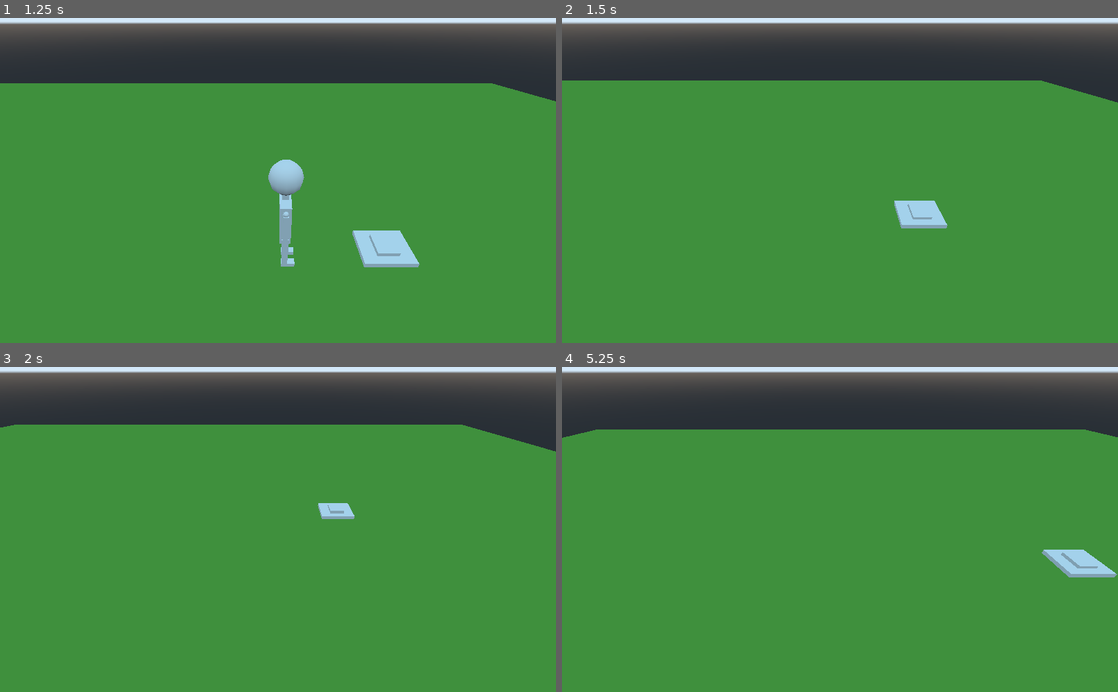
Above: before the commit, frames 1-4 (two rows, left to right).
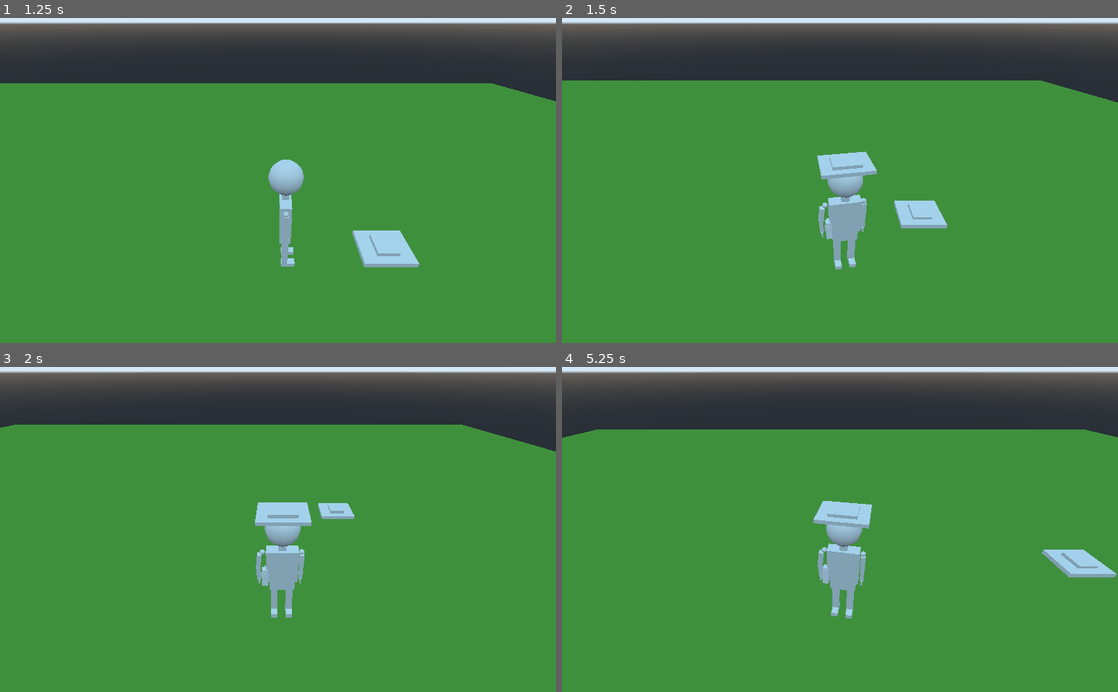
Above: after the commit, the same moments.

Repository: Cartogy/gwj_25
Game: Godot game, scene res://Scenes/TestingScenes/PrototypeItems.tscn
The game is run twice, just before and just after one commit, with the same random seed, the same clock (stepped at 60 frames per second) and the same inputs. The project has no main scene, so this scene is started directly.
Inputs:
- Up to frame 1 (1.25 s): tap Enter at 0.5 s; hold D (right) from 0.53 s (still down); hold E (pick_item) from 0.53 s (still down)
- Up to frame 2 (1.5 s): release D (right) at 1.28 s; release E (pick_item) at 1.28 s; hold S (backward) from 1.28 s (still down); tap E (pick_item) at 1.35 s
- Up to frame 3 (2 s): keep holding S (backward)
- Up to frame 4 (5.25 s): release S (backward) at 2.03 s; hold D (right) 2.03-2.78 s; hold E (pick_item) 2.03-2.78 s; hold W (forward) 2.78-3.53 s; tap E (pick_item) at 2.85, 4.35 s; hold E (pick_item) 3.53-4.28 s; hold A (left) 3.53-5.03 s; hold S (backward) from 5.03 s (still down); hold E (pick_item) from 5.03 s (still down)

Frame 1 is identical in both runs. In frame 2, 2.2% of the frame differs, in the area x 45-57%, y 41-78%; in frame 3, 2.2%; in frame 4, 2.2%.
Error before the commit: Attempt to call function 'instance' in base 'null instance' on a null instance. (res://Scenes/Player/player.gd:39)

Commit message:
Gunslinger combat system implemented

Diff:
--- a/Resources/Costumes/gunslinger_resource.tres
+++ b/Resources/Costumes/gunslinger_resource.tres
@@ -5,4 +5,4 @@
 [resource]
 script = ExtResource( 1 )
 health = 10
-model = "res://Scenes/Dummy/DummyModelSlinger.tscn"
+model = "res://Scenes/Costumes/DummySlinger/DummyModelSlinger.tscn"
--- a/Scenes/Costumes/AttackStateMachineCostume.tscn
+++ b/Scenes/Costumes/AttackStateMachineCostume.tscn
@@ -5,7 +5,7 @@
 [ext_resource path="res://Scenes/Costumes/DummySlinger/States/state_slinger_inter.gd" type="Script" id=3]
 [ext_resource path="res://Scenes/Costumes/DummySlinger/States/state_slinger_prepare.gd" type="Script" id=4]
 [ext_resource path="res://Scenes/Costumes/DummySlinger/States/state_slinger_idle.gd" type="Script" id=5]
-[ext_resource path="res://Scenes/Costumes/DummySlinger/States/state_slinger_attack.gd" type="Script" id=6]
+[ext_resource path="res://Scripts/StateMachine/state.gd" type="Script" id=6]
 
 [node name="StateMachine" type="Node"]
 script = ExtResource( 1 )
--- a/Scenes/Costumes/DummySamurai/DummylModelSamurai.tscn
+++ b/Scenes/Costumes/DummySamurai/DummylModelSamurai.tscn
@@ -1,6 +1,48 @@
-[gd_scene load_steps=2 format=2]
+[gd_scene load_steps=4 format=2]
 
 [ext_resource path="res://Scenes/Costumes/DummySamurai/costume_samurai.gd" type="Script" id=1]
+[ext_resource path="res://Scenes/Costumes/AttackStateMachineCostume.tscn" type="PackedScene" id=2]
+
+[sub_resource type="GDScript" id=1]
+script/source = "extends Node
+
+var current_state
+var all_states = {}
+
+# states to transition to once a state ends
+var state_queues = []
+
+export (NodePath) var START_STATE
+
+func _ready():
+	for child in get_children():
+		all_states[child.NAME] = child
+	initialize(START_STATE)
+
+func _input(event):
+	current_state.input_handler()
+
+func tick(delta):
+	var next_state = current_state.tick(delta)
+	if next_state != null:
+		change_state(next_state)
+
+func initialize(start_state):
+	current_state = all_states[get_node(start_state).NAME]
+	current_state.enter()
+
+func change_state(state):
+	current_state.exit()
+	current_state = all_states[state]
+	current_state.enter()
+
+func add_to_queue(state):
+	state_queues.append(state)
+
+func pop_queue():
+	var next_state = state_queues.pop_front()
+	return next_state
+"
 
 [node name="Model" type="Spatial"]
 transform = Transform( 1, 0, 0, 0, 1, 0, 0, 0, 1, 0, 0, 0.0220814 )
@@ -119,3 +161,9 @@
 [node name="Head" type="CSGSphere" parent="."]
 transform = Transform( 1, 0, 0, 0, 1, 0, 0, 0, 1, 0, 0.80695, 0 )
 radius = 0.116403
+
+[node name="StateMachine" parent="." instance=ExtResource( 2 )]
+script = SubResource( 1 )
+START_STATE = NodePath("")
+
+[editable path="StateMachine"]
--- a/Scenes/Costumes/DummySamurai/costume_samurai.gd
+++ b/Scenes/Costumes/DummySamurai/costume_samurai.gd
@@ -1,4 +1,4 @@
-extends "../costume.gd"
+extends "../melee_costume.gd"
 
 
 func _ready():
--- a/Scenes/Costumes/DummySlinger/DummyModelSlinger.tscn
+++ b/Scenes/Costumes/DummySlinger/DummyModelSlinger.tscn
@@ -1,8 +1,50 @@
-[gd_scene load_steps=4 format=2]
+[gd_scene load_steps=6 format=2]
 
 [ext_resource path="res://Scenes/Costumes/DummySlinger/Revolver.tscn" type="PackedScene" id=1]
 [ext_resource path="res://Scenes/Costumes/DummySlinger/costume_slinger.gd" type="Script" id=2]
 [ext_resource path="res://Scenes/Costumes/AttackStateMachineCostume.tscn" type="PackedScene" id=3]
+[ext_resource path="res://Scenes/Costumes/DummySlinger/States/state_slinger_attack.gd" type="Script" id=7]
+
+[sub_resource type="GDScript" id=1]
+script/source = "extends Node
+
+var current_state
+var all_states = {}
+
+# states to transition to once a state ends
+var state_queues = []
+
+export (NodePath) var START_STATE
+
+func _ready():
+	for child in get_children():
+		all_states[child.NAME] = child
+	initialize(START_STATE)
+
+func _input(event):
+	current_state.input_handler()
+
+func tick(delta):
+	var next_state = current_state.tick(delta)
+	if next_state != null:
+		change_state(next_state)
+
+func initialize(start_state):
+	current_state = all_states[get_node(start_state).NAME]
+	current_state.enter()
+
+func change_state(state):
+	current_state.exit()
+	current_state = all_states[state]
+	current_state.enter()
+
+func add_to_queue(state):
+	state_queues.append(state)
+
+func pop_queue():
+	var next_state = state_queues.pop_front()
+	return next_state
+"
 
 [node name="Model" type="Spatial"]
 transform = Transform( 1, 0, 0, 0, 1, 0, 0, 0, 1, 0, 0, 0.0220814 )
@@ -124,9 +166,13 @@
 height = 0.0244253
 depth = 0.150895
 
-[node name="Revolver" parent="." instance=ExtResource( 1 )]
+[node name="DamagerContainer" parent="." instance=ExtResource( 1 )]
 transform = Transform( -4.88762e-07, 0, -3, -2.92125, 0.68286, 4.75932e-07, 0.68286, 2.92125, -1.11252e-07, -0.120772, 0.419303, 0.0371616 )
 
 [node name="StateMachine" parent="." instance=ExtResource( 3 )]
+script = SubResource( 1 )
+
+[node name="Attack" parent="StateMachine" index="2"]
+script = ExtResource( 7 )
 
 [editable path="StateMachine"]
--- a/Scenes/Costumes/DummySlinger/Revolver.tscn
+++ b/Scenes/Costumes/DummySlinger/Revolver.tscn
@@ -1,7 +1,10 @@
-[gd_scene format=2]
+[gd_scene load_steps=2 format=2]
+
+[ext_resource path="res://Scenes/Costumes/DummySlinger/revolver_damager_container.gd" type="Script" id=1]
 
 [node name="Revolver" type="Spatial"]
 transform = Transform( -4.88762e-07, 0, -3, 0, 3, 0, 3, 0, -4.88762e-07, 0, 0, 0 )
+script = ExtResource( 1 )
 
 [node name="Barrel" type="CSGBox" parent="."]
 width = 0.0424354
--- a/Scenes/Costumes/DummySlinger/costume_slinger.gd
+++ b/Scenes/Costumes/DummySlinger/costume_slinger.gd
@@ -1,4 +1,4 @@
-extends "../costume.gd"
+extends "../projectile_costume.gd"
 
 
 func _ready():
@@ -7,7 +7,7 @@
 func prepare_attack():
 	$StateMachine.change_state("Prepare")
 
-func attack():
+func attack(direction):
 	if $StateMachine.current_state.NAME == "Prepare":
 		if $StateMachine.current_state.is_complete == false:
 			$StateMachine.current_state.complete_state()
@@ -17,5 +17,9 @@
 		$StateMachine.add_to_queue("Attack")
 		$StateMachine.change_state("Prepare")
 
+	# Set direction to shoot towards.
+	# Every new attack, the new direction is going to be given.
+	$StateMachine/Attack.direction = direction
+
 func to_idle():
 	$StateMachine.change_state("Idle")
--- /dev/null
+++ b/Scenes/Costumes/DummySlinger/revolver_damager_container.gd
@@ -0,0 +1,7 @@
+extends "../../Damagers/DamagerContainer/damager_container.gd"
+
+export (String, FILE, "*.tscn") var bullet
+
+func shoot():
+	#Instanstiate Buller
+	pass
--- a/Scenes/Costumes/costume.gd
+++ b/Scenes/Costumes/costume.gd
@@ -8,8 +8,5 @@
 func prepare_attack():
 	pass
 
-func attack():
-	pass
-
 func to_idle():
 	pass
--- /dev/null
+++ b/Scenes/Costumes/melee_costume.gd
@@ -0,0 +1,3 @@
+extends "costume.gd"
+
+class_name MeleeCostume
--- /dev/null
+++ b/Scenes/Costumes/projectile_costume.gd
@@ -0,0 +1,6 @@
+extends "costume.gd"
+
+class_name ProjectileCostume
+
+func attack(direction):
+	pass
--- a/Resources/Costumes/costume_resource.tres
+++ b/Scenes/Costumes/state_projectile_attack.gd
@@ -1,8 +1,18 @@
-[gd_resource type="Resource" load_steps=2 format=2]
+extends "../../../Scripts/StateMachine/state.gd"
 
-[ext_resource path="res://Resources/Costumes/costume_resource.gd" type="Script" id=1]
+var direction
 
-[resource]
-script = ExtResource( 1 )
-health = 0
-model = ""
+func _ready():
+	pass # Replace with function body.
+
+func enter():
+	pass
+
+func exit():
+	pass
+
+func update(delta):
+	pass
+
+func input_handler():
+	pass
--- /dev/null
+++ b/Scenes/Damagers/DamagerContainer/DamagerContainer.tscn
@@ -0,0 +1,6 @@
+[gd_scene load_steps=2 format=2]
+
+[ext_resource path="res://Scenes/Damagers/DamagerContainer/damager_container.gd" type="Script" id=1]
+
+[node name="DamagerContainer" type="Spatial"]
+script = ExtResource( 1 )
--- /dev/null
+++ b/Scenes/Damagers/DamagerContainer/damager_container.gd
@@ -0,0 +1,13 @@
+extends Spatial
+
+export (int) var base_damage
+var current_damage : int
+
+func _ready():
+	current_damage = base_damage
+
+func reset_damage():
+	current_damage = base_damage
+
+func update_damage(val: int):
+	current_damage += val
--- a/Scenes/Dummy/DummyModel.tscn
+++ b/Scenes/Dummy/DummyModel.tscn
@@ -1,7 +1,48 @@
-[gd_scene load_steps=3 format=2]
+[gd_scene load_steps=4 format=2]
 
 [ext_resource path="res://Scenes/Costumes/costume.gd" type="Script" id=1]
 [ext_resource path="res://Scenes/Costumes/AttackStateMachineCostume.tscn" type="PackedScene" id=2]
+
+[sub_resource type="GDScript" id=1]
+script/source = "extends Node
+
+var current_state
+var all_states = {}
+
+# states to transition to once a state ends
+var state_queues = []
+
+export (NodePath) var START_STATE
+
+func _ready():
+	for child in get_children():
+		all_states[child.NAME] = child
+	initialize(START_STATE)
+
+func _input(event):
+	current_state.input_handler()
+
+func tick(delta):
+	var next_state = current_state.tick(delta)
+	if next_state != null:
+		change_state(next_state)
+
+func initialize(start_state):
+	current_state = all_states[get_node(start_state).NAME]
+	current_state.enter()
+
+func change_state(state):
+	current_state.exit()
+	current_state = all_states[state]
+	current_state.enter()
+
+func add_to_queue(state):
+	state_queues.append(state)
+
+func pop_queue():
+	var next_state = state_queues.pop_front()
+	return next_state
+"
 
 [node name="Model" type="Spatial"]
 transform = Transform( 1, 0, 0, 0, 1, 0, 0, 0, 1, 0, 0, 0.0220814 )
@@ -110,3 +151,6 @@
 radius = 0.116403
 
 [node name="StateMachine" parent="." instance=ExtResource( 2 )]
+script = SubResource( 1 )
+
+[editable path="StateMachine"]
--- a/Scenes/Mesh/MeshWrapper.tscn
+++ b/Scenes/Mesh/CostumeInterface.tscn
@@ -1,7 +1,9 @@
-[gd_scene load_steps=2 format=2]
+[gd_scene load_steps=3 format=2]
 
 [ext_resource path="res://Scenes/Dummy/DummyModel.tscn" type="PackedScene" id=1]
+[ext_resource path="res://Scenes/Mesh/costume_interface.gd" type="Script" id=2]
 
 [node name="CostumeInterface" type="Spatial"]
+script = ExtResource( 2 )
 
 [node name="Model" parent="." instance=ExtResource( 1 )]
--- /dev/null
+++ b/Scenes/Mesh/costume_interface.gd
@@ -0,0 +1,14 @@
+extends Spatial
+
+var velocity: Vector3
+var angular_acceleration = 10
+
+func attack_towards():
+	if $Model is ProjectileCostume:
+		$Model.attack(velocity)
+
+func _physics_process(delta):
+	rotation.y = lerp_angle(rotation.y, atan2(-velocity.x, -velocity.z), delta * angular_acceleration)
+
+func set_direction(val):
+	velocity = val
--- a/Scenes/Player/Player.tscn
+++ b/Scenes/Player/Player.tscn
@@ -1,7 +1,7 @@
 [gd_scene load_steps=7 format=2]
 
 [ext_resource path="res://Scripts/Classes/stats_manager.gd" type="Script" id=1]
-[ext_resource path="res://Scenes/Mesh/MeshWrapper.tscn" type="PackedScene" id=2]
+[ext_resource path="res://Scenes/Mesh/CostumeInterface.tscn" type="PackedScene" id=2]
 [ext_resource path="res://Scenes/Player/player.gd" type="Script" id=3]
 [ext_resource path="res://Scripts/Classes/stats.gd" type="Script" id=5]
 [ext_resource path="res://Scenes/ItemListener/item_listener.gd" type="Script" id=6]
--- a/Scenes/Player/player.gd
+++ b/Scenes/Player/player.gd
@@ -7,8 +7,8 @@
 func _ready():
 	$Stats/CurrentStats.health = get_max_health()
 
-func attack():
-	pass
+func attack(direction, delta, angular_acceleration):
+	$CostumeInterface.attack_towards(direction)
 
 
 # -- Duck-tape methods for Targetable entities --
--- a/Scenes/PlayerController/controller.gd
+++ b/Scenes/PlayerController/controller.gd
@@ -21,7 +21,8 @@
 	else:
 		speed = 0
 
-	$Player/CostumeInterface.rotation.y = lerp_angle($Player/CostumeInterface.rotation.y, atan2(-velocity.x, -velocity.z), delta * angular_acceleration)
+	#$Player/CostumeInterface.rotation.y = lerp_angle($Player/CostumeInterface.rotation.y, atan2(-velocity.x, -velocity.z), delta * angular_acceleration)
+	$Player/CostumeInterface.set_direction(velocity)
 
 	$Player.move_and_slide(-velocity * speed, Vector3.UP)
 
--- a/project.godot
+++ b/project.godot
@@ -34,10 +34,20 @@
 "language": "GDScript",
 "path": "res://Resources/Costumes/costume_resource.gd"
 }, {
+"base": "",
+"class": "MeleeCostume",
+"language": "GDScript",
+"path": "res://Scenes/Costumes/melee_costume.gd"
+}, {
 "base": "Spatial",
 "class": "Player",
 "language": "GDScript",
 "path": "res://Scenes/Player/player.gd"
+}, {
+"base": "",
+"class": "ProjectileCostume",
+"language": "GDScript",
+"path": "res://Scenes/Costumes/projectile_costume.gd"
 }, {
 "base": "Node",
 "class": "RestorerItem",
@@ -50,7 +60,9 @@
 "Costume": "",
 "CostumeItem": "",
 "CostumeResource": "",
+"MeleeCostume": "",
 "Player": "",
+"ProjectileCostume": "",
 "RestorerItem": ""
 }
 
